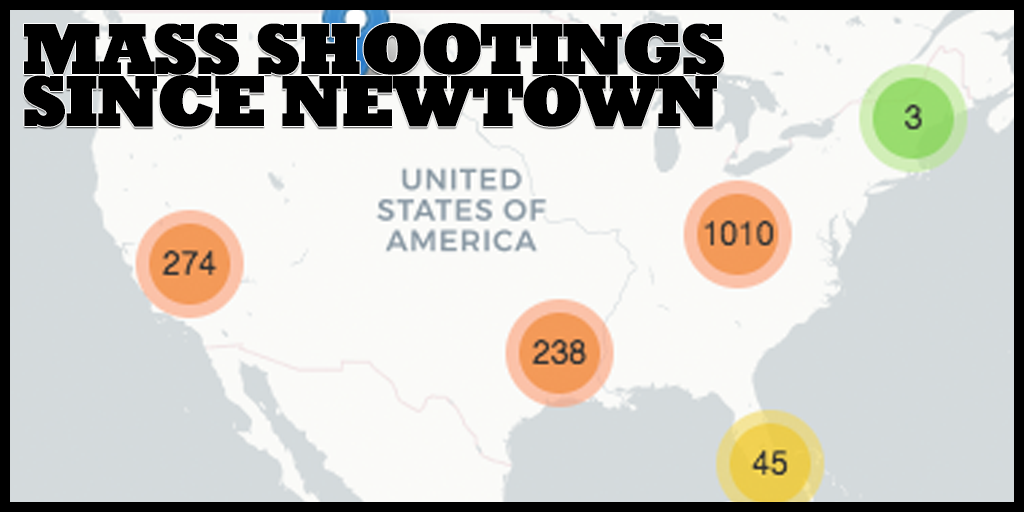
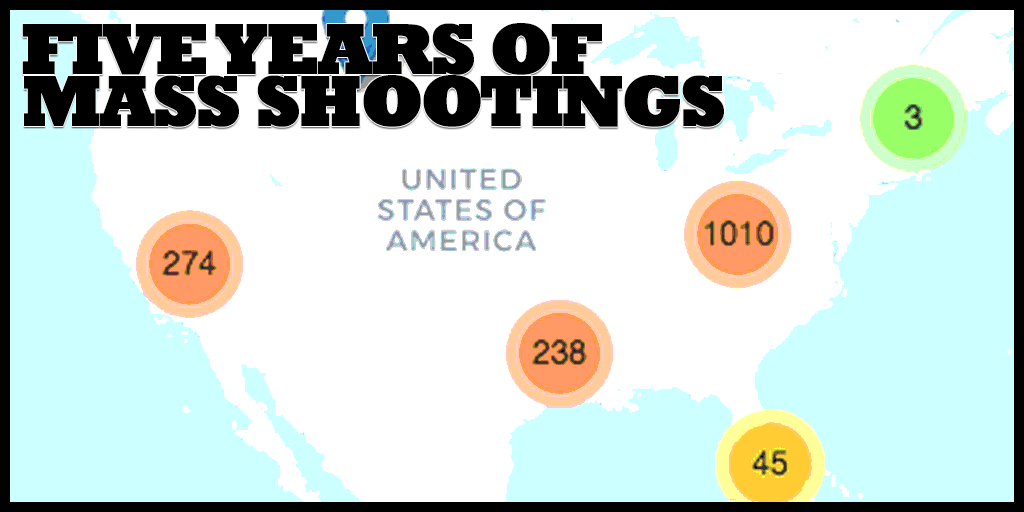
Before/after of a 1024×512 layered artwork. What changed in the layer stack:
renamed "MASS SHOOTINGS SINCE NEWTOWN" to "FIVE YEARS OF MASS SHOOTINGS", painted on it over [22, 23, 724, 127]
added layer "Layer 1 copy" above "Threshold 1" over [10, 10, 1014, 502]
